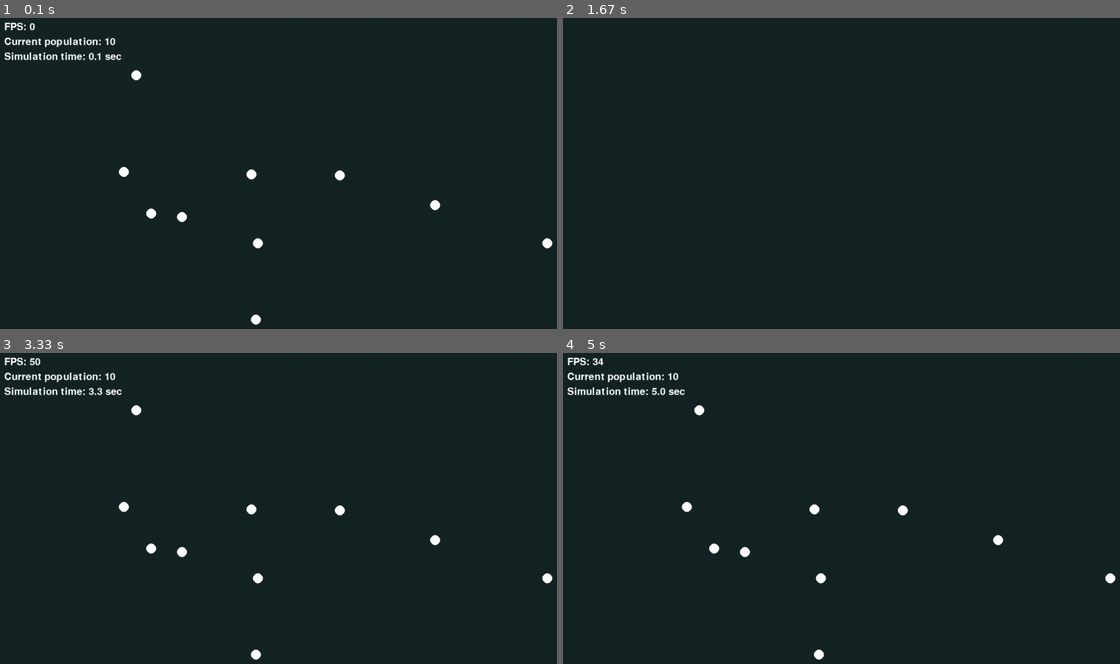
Above: before the commit, frames 1-4 (two rows, left to right).
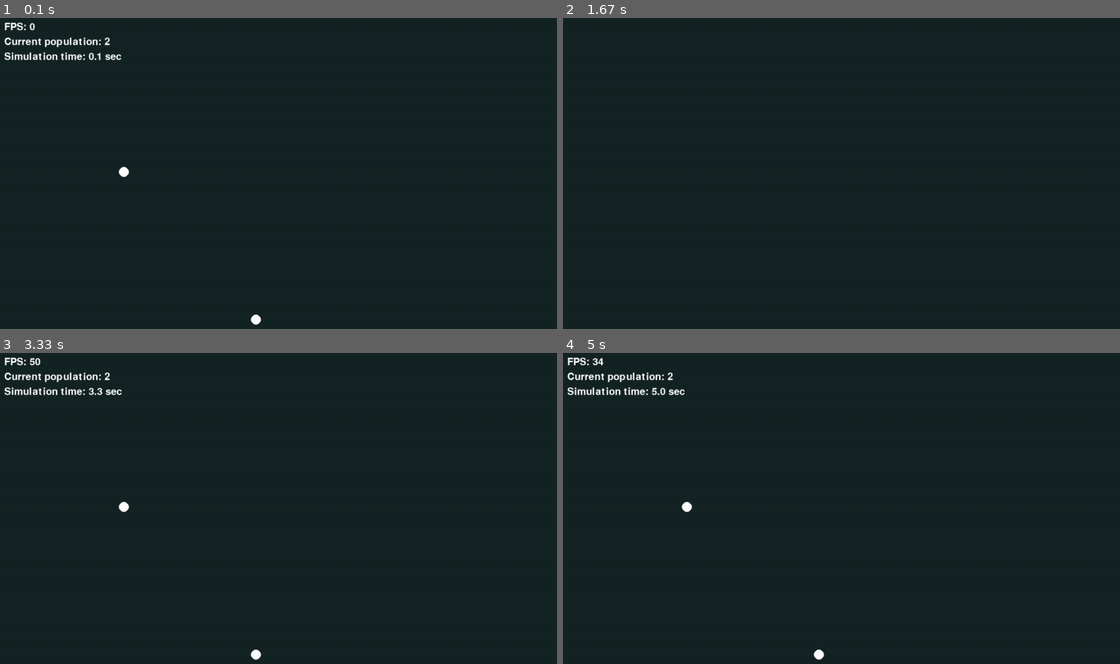
Above: after the commit, the same moments.

Repository: darceno/lifebox-simulator
Game: pygame game, started from src/main.py
Same seed, same stepped clock (60 frames per second), same inputs: the game is played once before the commit and once after it.
Inputs:
- Up to frame 1 (0.1 s): no input
- Up to frame 2 (1.67 s): tap Space at 0.33, 0.73, 1.03, 1.3, 1.63 s
- Up to frame 3 (3.33 s): tap Space at 1.93, 2.07, 2.47, 2.77, 3.13 s
- Up to frame 4 (5 s): tap Space at 3.53, 3.83, 4.03, 4.33, 4.53, 4.87 s

The runs differ from the first frame. In frame 1, 0.4% of the frame differs, in the area x 18-100%, y 6-75%; in frame 2, nothing differs; in frame 3, 0.4%; in frame 4, 0.4%.

Commit message:
Implement mutation

Diff:
--- a/src/main.py
+++ b/src/main.py
@@ -28,6 +28,7 @@
         self.last_birthday = self.last_cellular_respiration = time.time()
         self.age = 0
         self.alive = True
+        self.possible_genes = ["CR", "RA", "MM"]
 
     def draw(self):
         rect_x = self.x - self.size
@@ -90,7 +91,8 @@
         if self.energy >= len(self.genome) + 1:
             if random.randint(1, 10) >= 5:
                 self.offspring_birth_location()
-                offspring = Organism(self.offspring_x, self.offspring_y, "blue", self.genome)
+                offspring = Organism(self.offspring_x, self.offspring_y, "blue", self.genome[:])
+                offspring.mutation()
                 simulation.spawn_offsprings(offspring)
                 self.energy -= len(self.genome)
             else:
@@ -122,6 +124,13 @@
         else:
             pass
 
+    def mutation(self):
+        chance = random.randint(1, 100)
+        if chance <= MUTATION_CHANCE:
+            new_gene = random.choice(self.possible_genes)
+            if new_gene not in self.genome:
+                self.genome.append(new_gene)
+
     def aging(self):
         if time.time() - self.last_birthday > YEAR:
             self.age += 1
--- a/src/settings.py
+++ b/src/settings.py
@@ -7,13 +7,14 @@
 WIDTH_SIZE, HEIGHT_SIZE = 1280, 720 # default = 1280, 720
 FPS = 60 # default = 60
 BG_COLOR = (21, 36, 36) # default = (21, 36, 36)
-STARTING_POPULATION = 10 # default = 10
+STARTING_POPULATION = 2 # default = 10
 YEAR = 30 # default = 30
 
 # ORGANISMS SETTINGS
 SIZE_BY_GENE = 5 # default = 5
 STARTING_COLOR = "white" # default = "white"
 SPEED = 42 # default = 42
+MUTATION_CHANCE = 30
 
 # INFO DISPLAY SETTINGS
 enable_info_display = True # default = True
